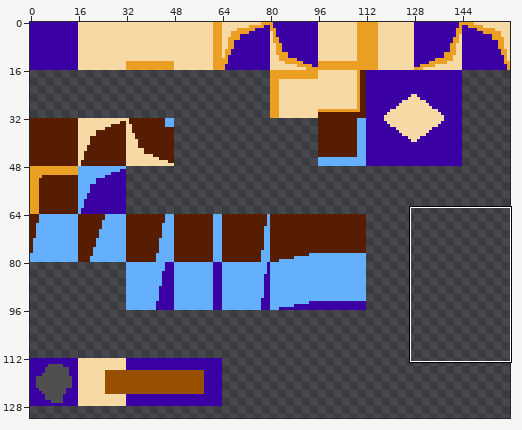
Pixel-art file -- art/16x_tileset.aseprite. Above: a wide view before the commit, with the close-up outlined.
Close-up. Old version:
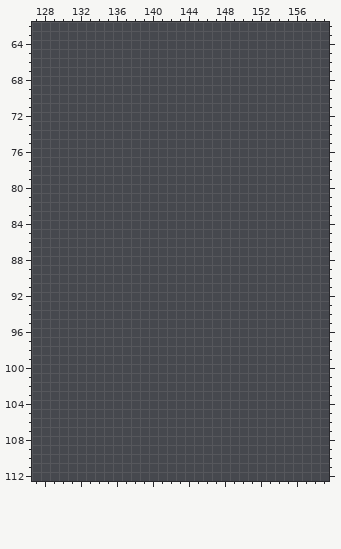
160x160 pixels, 1 frame. Shown: x 127..159, y 62..112. The wide view leaves out empty margins. The commit also changed other parts of the picture, which this record leaves out.
And afterwards:
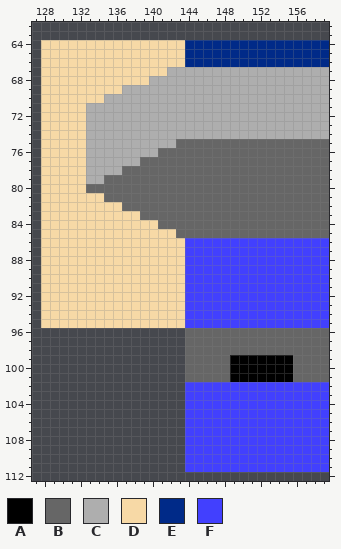
Palette (. is transparent): A #000000  B #666666  C #aeaeae  D #f7d9a6  E #002a88  F #4240fe
Edits made:
Colour A is added in rows 99 to 101 at x 149 to 155.
Colour B is added in row 75 at x 143 to 159; in row 76 at x 141 to 159; in row 77 at x 139 to 159; in row 78 at x 137 to 159; in row 79 at x 135 to 159; in row 80 at x 133 to 159.
Colour B is added in row 81 at x 135 to 159; in row 82 at x 137 to 159; in row 83 at x 139 to 159; in row 84 at x 141 to 159; in row 85 at x 143 to 159; in rows 96 to 98 at x 144 to 159.
Colour B is added in rows 99 to 101 at x 144 to 148 and 156 to 159.
Colour C is added in row 67 at x 142 to 159; in row 68 at x 140 to 159; in row 69 at x 137 to 159; in row 70 at x 135 to 159; in rows 71 to 74 at x 133 to 159; in row 75 at x 133 to 142.
Colour C is added in row 76 at x 133 to 140; in row 77 at x 133 to 138; in row 78 at x 133 to 136; in row 79 at x 133 to 134.
Colour D is added in rows 64 to 66 at x 128 to 143; in row 67 at x 128 to 141; in row 68 at x 128 to 139; in row 69 at x 128 to 136; in row 70 at x 128 to 134; in rows 71 to 80 at x 128 to 132.
Colour D is added in row 81 at x 128 to 134; in row 82 at x 128 to 136; in row 83 at x 128 to 138; in row 84 at x 128 to 140; in row 85 at x 128 to 142; in rows 86 to 95 at x 128 to 143.
Colour E is added in rows 64 to 66 at x 144 to 159.
Colour F is added in rows 86 to 95 at x 144 to 159; in rows 102 to 111 at x 144 to 159.
Pixel boxes of the changes (left, top, right, bottom) in both close-ups:
added: (41, 40, 329, 472)
